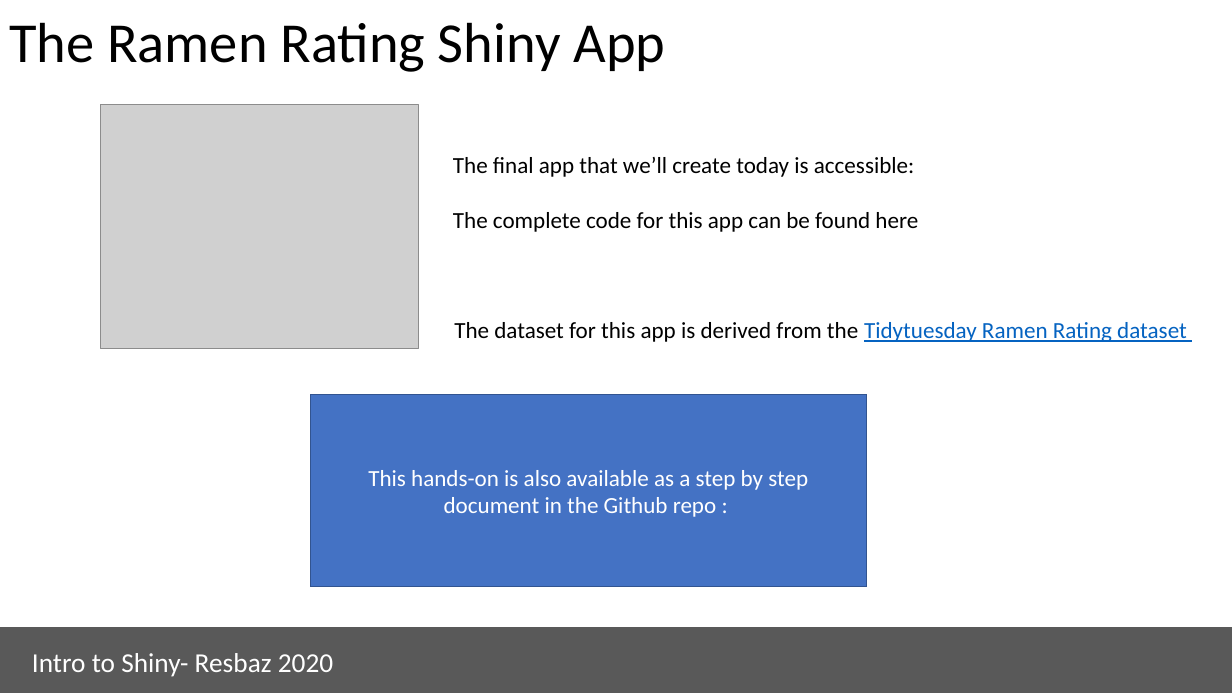
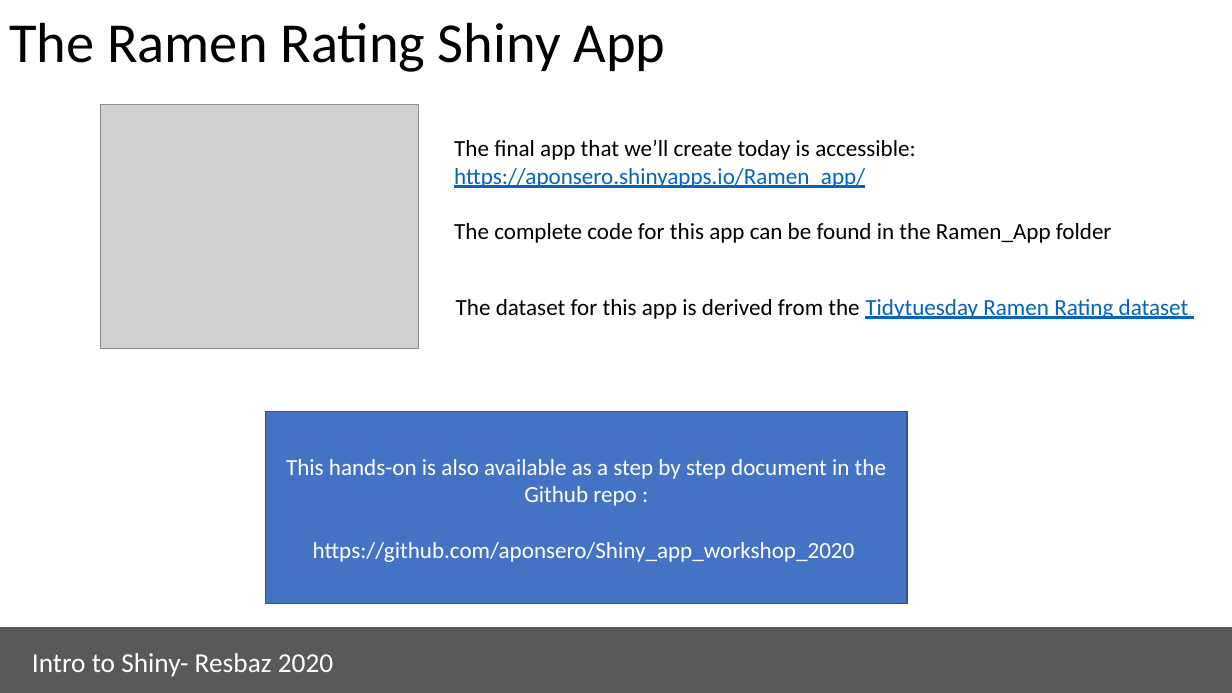
Before and after one commit to aponsero/Shiny_app_workshop_2020, a slide deck: slide 18 of Presentation/Presentation_slides.pptx. Drawn at 1232x693 pixels with LibreOffice and Linux fonts; fonts in the diff are those of the drawing; grey boxes stand for pictures. Boxes give left, top, right and bottom in pixels: in the first picture for what was removed or moved away, otherwise in the second. Text is boxed around its words. In the diff, an @@ line names an element or a change of style, - is before the commit and + after.

```diff
--- a/Presentation/Presentation_slides.pptx
+++ b/Presentation/Presentation_slides.pptx
@@ text at (x1=454, y1=140, x2=1112, y2=243): text changed @@
-The final app that we’ll create today is accessible:
-The complete code for this app can be found here
+The final app that we’ll create today is accessible: https://aponsero.shinyapps.io/Ramen_app/
+The complete code for this app can be found in the Ramen_App folder
@@ text "The dataset for this app ..." moved from (x1=454, y1=322, x2=1187, y2=342) to (x1=456, y1=299, x2=1189, y2=319) @@
@@ rectangle "This hands-on is also available ..." resized from (x1=311, y1=395, x2=867, y2=587) to (x1=265, y1=411, x2=907, y2=604) @@
@@ text in rectangle at (x1=313, y1=542, x2=855, y2=562): paragraph added @@
+https://github.com/aponsero/Shiny_app_workshop_2020
```
Also in this commit, not shown: 4 other slides changed, 3 slides added, 1 slide removed.
